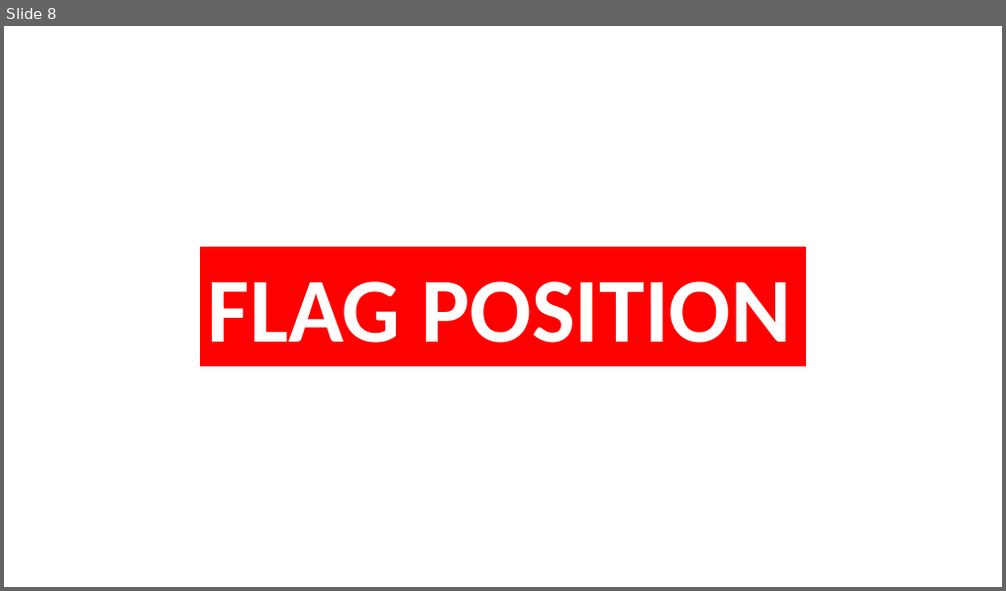
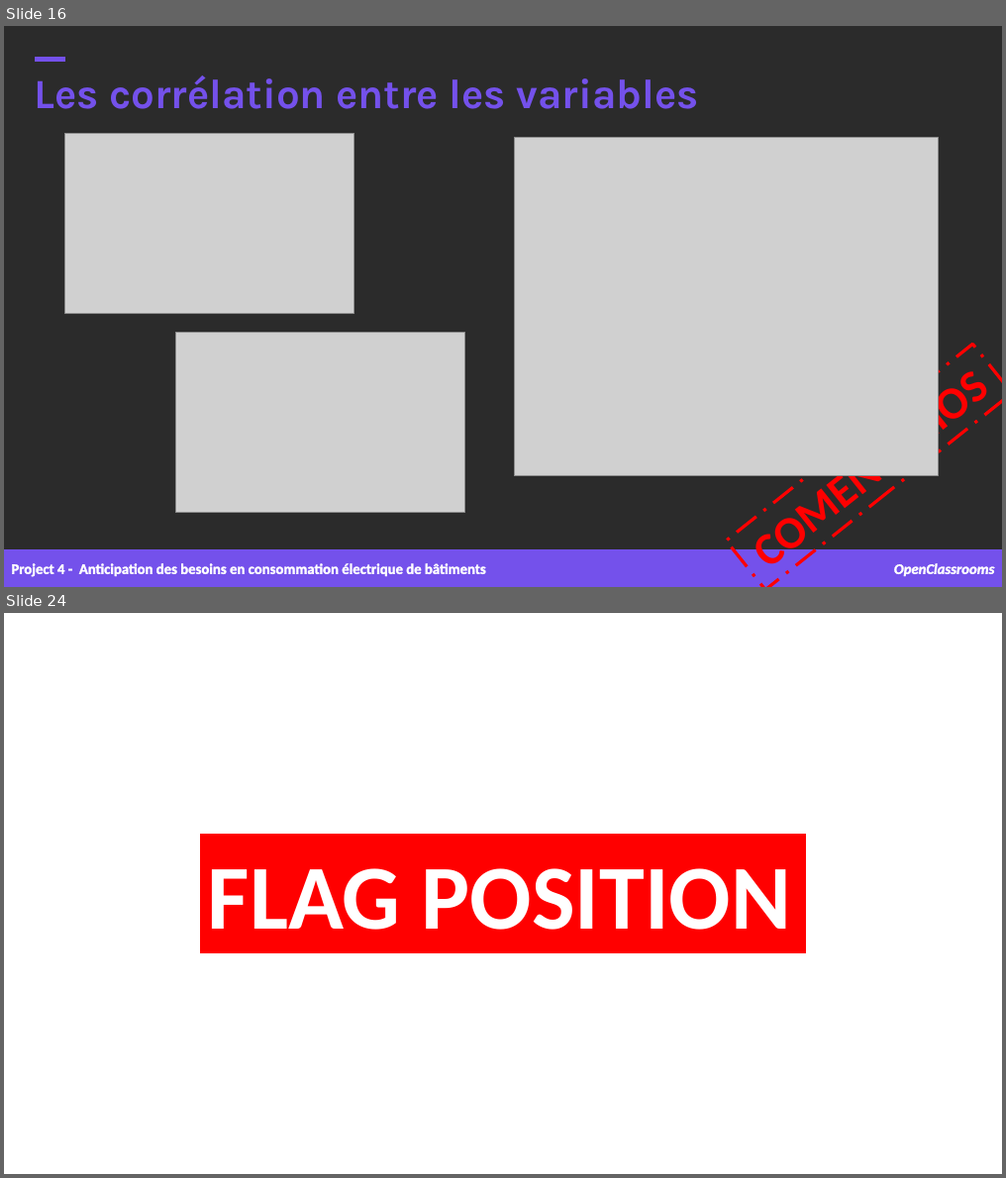
Before and after one commit to samirhinojosa/OC-P4-consumption-needs-of-buildings, a slide deck: supports/P4_presentation v1.pptx. Shown one above the other, each under a label of ours: slide 8 before the commit, slides 16 and 24 after it; the slides between them are not shown. The pictures are 1006x591 and 1006x1178 pixels, drawn with LibreOffice and Linux fonts; fonts in the diff are those of the drawing; grey boxes stand for pictures; background and template pictures are left out; a plain dark background stands for a picture behind light text. Boxes give left, top, right and bottom in pixels: in the first picture for what was removed or moved away, otherwise in the second. Text is boxed around its words. In the diff, an @@ line names an element or a change of style, - is before the commit and + after.

```diff
--- a/supports/P4_presentation v1.pptx
+++ b/supports/P4_presentation v1.pptx
@@ slide 16 added at (4,26,1002,587), background picture (left out) @@
@@ text added at (35,76,699,109), 40 pt, text #7451EB, bold @@
+Les corrélation entre les variables
@@ rectangle added at (35,57,64,62), fill #7451EB, outline #7451EB 1 pt @@
@@ picture added at (64,133,353,313) @@
@@ picture added at (515,138,939,476) @@
@@ picture added at (176,332,465,513) @@
@@ rectangle added at (727,344,1002,587), outline #FF0000 3 pt dashed, 44 pt, text #FF0000, bold @@
+COMENTARIOS
@@ rectangle added at (4,550,1002,587), fill #7451EB, outline #7451EB 1 pt @@
@@ text added at (11,564,486,577), 14 pt, text #FFFFFF, bold @@
+Project 4 - Anticipation des besoins en consommation électrique de bâtiments
@@ text added at (894,564,995,576), 14 pt, text #FFFFFF, bold, italic @@
+OpenClassrooms
@@ what was slide 8 is now slide 24 @@
```
Also in this commit, not shown: 7 slides changed, 14 other slides added, 1 slide removed, 55 other files.
